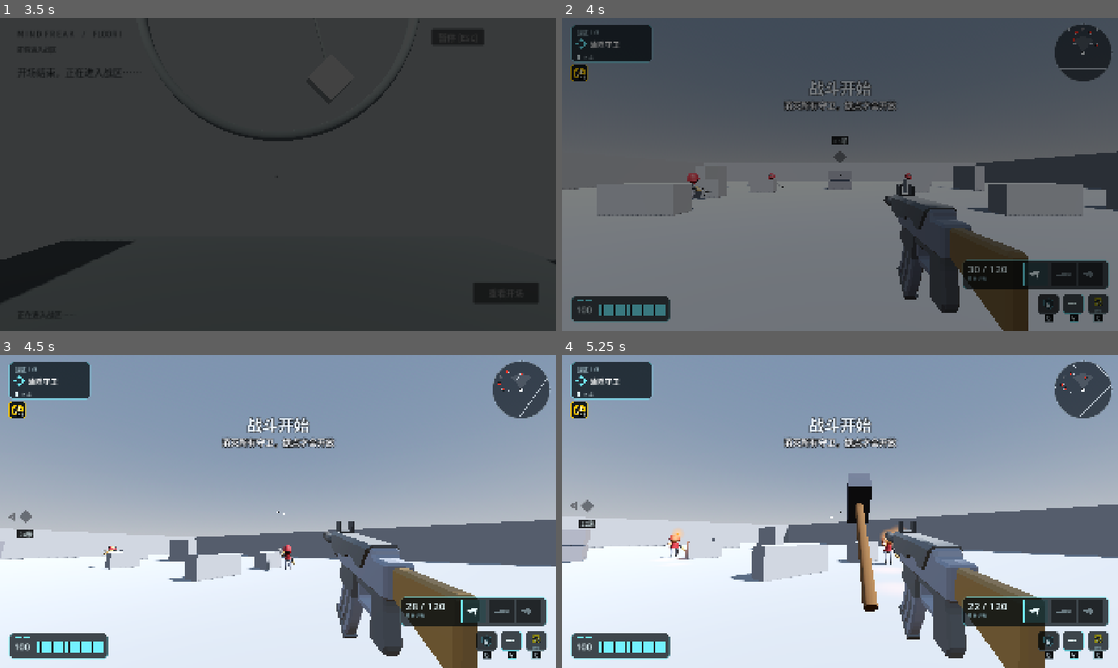
Above: before the commit, frames 1-4 (two rows, left to right).
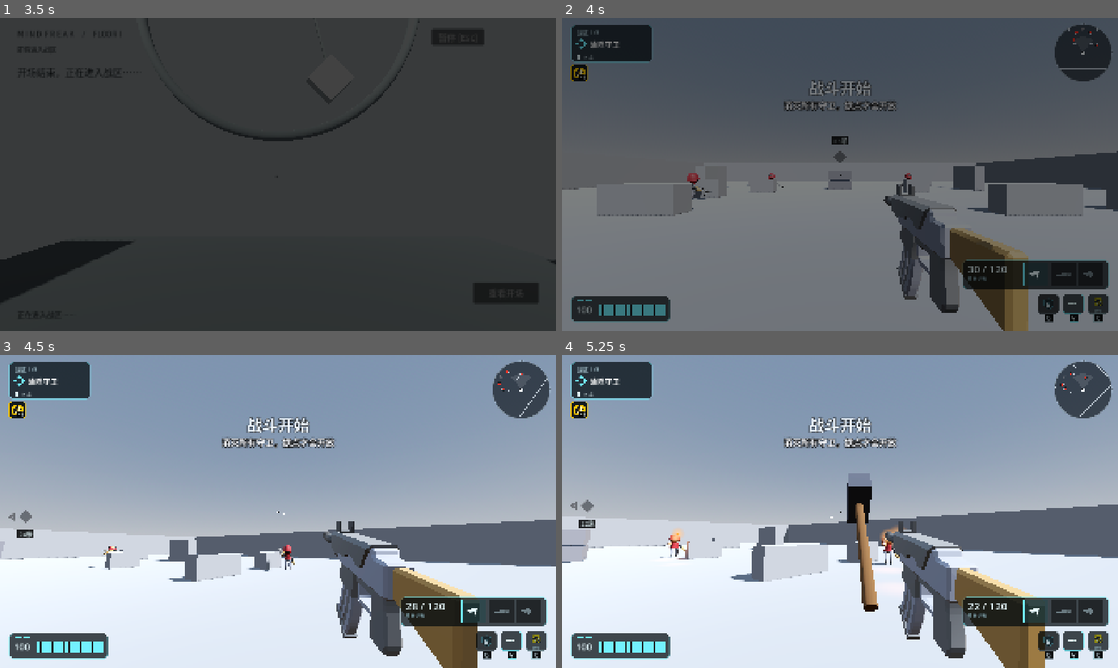
Above: after the commit, the same moments.

Repository: kyrie21z/Battlefield-Rouge
Game: Godot game, scene res://ui/game_start.tscn
Two runs of this game, one before a commit and one after it. Both use one fixed random seed, a clock stepped at 60 frames per second and the inputs below. Sound files missing from this copy of the repository are replaced by a short silence.
Inputs (mouse positions are in pixels of both pictures, inside the frame that each line leads up to):
- Up to frame 1 (3.5 s): click "下一句 [Enter]" at 0.5 s; click "下一句 [Enter]" at 1.25 s; tap Enter at 2 s; move the mouse to (400, 158) at 2.02 s; hold D (move_right) 2.03-2.75 s; hold Right mouse button (aim) 2.03-2.75 s; click (400, 158) at 2.17 s; tap Space (jump) at 2.27 s; click "确定，开始行动" at 2.75 s
- Up to frame 2 (4 s): move the mouse to (728, 190) at 3.52 s; hold S (move_back) from 3.53 s (still down); tap Shift (dash) at 3.6 s; tap Space (jump) at 3.77 s
- Up to frame 3 (4.5 s): move the mouse to (289, 505) at 4.27 s; release S (move_back) at 4.28 s; press the mouse at (289, 505) at 4.28 s; hold W (move_forward) from 4.28 s (still down)
- Up to frame 4 (5.25 s): keep holding W (move_forward); move the mouse to (834, 517) at 5.02 s; release the mouse at (834, 517) at 5.03 s; tap E (hammer) at 5.1 s; click (834, 517) at 5.17 s

Frame 1 is identical in both runs. In frame 2, 2.2% of the frame differs, in the area x 60-84%, y 53-100%; in frame 3, 0.7%; in frame 4, 1.8%.

Commit message:
feat: grey-white crystal humanoid as the player's shadow body
The player's shadow body now uses the crystal humanoid model
(red_crystal_enemy_animated.glb, scaled 0.9, ~1.75 m) with a new grey-white
crystal material instead of the Quaternius soldier. It still renders only
into shadows, plays idle at rest and run when moving, and no longer holds
a gun. The crystal shader writes ALPHA, so an opaque grey override casts the
shadow and the crystal material sits in material_overlay.

Adds a headless test and a windowed proof with four frames.

Co-Authored-By: Claude Opus 5.5 <noreply@anthropic.com>

Diff:
--- a/actors/player/player.tscn
+++ b/actors/player/player.tscn
@@ -15,7 +15,7 @@
 [ext_resource type="Script" path="res://actors/player/combat_traits.gd" id="13_traits"]
 [ext_resource type="Script" path="res://actors/player/shadow_body.gd" id="14_shadow_body"]
 [ext_resource type="Script" path="res://actors/player/dash.gd" id="16_dash"]
-[ext_resource type="PackedScene" uid="uid://dnu3c7o0snwdt" path="res://assets/models/characters/soldier.gltf" id="15_soldier"]
+[ext_resource type="PackedScene" path="res://actors/player/protagonist_body.tscn" id="15_body"]
 
 [sub_resource type="CapsuleShape3D" id="CapsuleShape3D_body"]
 radius = 0.35
@@ -48,8 +48,7 @@
 [node name="ShadowBody" type="Node3D" parent="."]
 script = ExtResource("14_shadow_body")
 
-[node name="Model" parent="ShadowBody" instance=ExtResource("15_soldier")]
-transform = Transform3D(-0.8, 0, 0, 0, 0.8, 0, 0, 0, -0.8, 0, 0, 0)
+[node name="Model" parent="ShadowBody" instance=ExtResource("15_body")]
 
 [node name="Head" type="Node3D" parent="."]
 transform = Transform3D(1, 0, 0, 0, 1, 0, 0, 0, 1, 0, 1.6, 0)
--- /dev/null
+++ b/actors/player/protagonist_body.tscn
@@ -0,0 +1,8 @@
+[gd_scene load_steps=2 format=3]
+
+[ext_resource type="PackedScene" uid="uid://dtue7id0qw85j" path="res://assets/models/characters/red_crystal_enemy_animated.glb" id="1_body"]
+
+[node name="ProtagonistBody" type="Node3D"]
+
+[node name="Model" parent="." instance=ExtResource("1_body")]
+transform = Transform3D(0.9, 0, 0, 0, 0.9, 0, 0, 0, 0.9, 0, 0, 0)
--- a/actors/player/shadow_body.gd
+++ b/actors/player/shadow_body.gd
@@ -1,28 +1,35 @@
 extends Node3D
 ## The player's body, drawn only into shadows: the camera sits inside its head,
-## so it is never seen directly, but the ground shows a running figure. Purely
+## so it is never seen directly, but the ground shows a running figure. The
+## model is the grey-white crystal humanoid from protagonist_body.tscn. Purely
 ## visual; it holds no hitbox and draws no random numbers.
 
 ## Horizontal speed above which the body runs instead of standing.
 const RUN_SPEED := 0.5
+const IDLE_ANIM := "idle"
+const RUN_ANIM := "run"
+const MATERIAL: Material = preload("res://assets/materials/protagonist_crystal_material.tres")
 
-@export var held_weapon := "AK"
-
-@onready var _anim: AnimationPlayer = $Model/AnimationPlayer
+@onready var _anim: AnimationPlayer = find_child("AnimationPlayer", true, false) as AnimationPlayer
 
 
 func _ready() -> void:
+	# The crystal shader writes ALPHA, and a blended material casts no shadow.
+	# An opaque grey base takes the shadow pass; the crystal is drawn over it.
+	var shadow_caster := StandardMaterial3D.new()
+	shadow_caster.albedo_color = Color(0.80, 0.81, 0.83)
 	for mesh in find_children("*", "MeshInstance3D", true, false):
-		(mesh as MeshInstance3D).cast_shadow = GeometryInstance3D.SHADOW_CASTING_SETTING_SHADOWS_ONLY
-	for mesh in $Model/CharacterArmature/Skeleton3D/Index1_R.get_children():
-		mesh.visible = mesh.name == held_weapon
-	for anim in ["Idle", "Run_Gun"]:
+		var mi := mesh as MeshInstance3D
+		mi.cast_shadow = GeometryInstance3D.SHADOW_CASTING_SETTING_SHADOWS_ONLY
+		mi.material_override = shadow_caster
+		mi.material_overlay = MATERIAL
+	for anim in [IDLE_ANIM, RUN_ANIM]:
 		_anim.get_animation(anim).loop_mode = Animation.LOOP_LINEAR
-	_anim.play("Idle")
+	_anim.play(IDLE_ANIM)
 
 
 func _process(_delta: float) -> void:
 	var body := get_parent() as CharacterBody3D
-	var anim := "Run_Gun" if Vector2(body.velocity.x, body.velocity.z).length() > RUN_SPEED else "Idle"
+	var anim := RUN_ANIM if Vector2(body.velocity.x, body.velocity.z).length() > RUN_SPEED else IDLE_ANIM
 	if _anim.current_animation != anim:
 		_anim.play(anim, 0.15)
--- /dev/null
+++ b/assets/materials/protagonist_crystal_material.tres
@@ -0,0 +1,19 @@
+[gd_resource type="ShaderMaterial" load_steps=2 format=3]
+
+[ext_resource type="Shader" path="res://assets/materials/red_crystal_crystal.gdshader" id="1_shader"]
+
+[resource]
+resource_name = "MI_ProtagonistCrystal"
+render_priority = 0
+shader = ExtResource("1_shader")
+shader_parameter/base_color = Color(0.8, 0.81, 0.83, 1)
+shader_parameter/emission_color = Color(0.3, 0.31, 0.33, 1)
+shader_parameter/emission_strength = 0.2
+shader_parameter/rim_color = Color(0.92, 0.95, 1, 1)
+shader_parameter/rim_strength = 0.45
+shader_parameter/rim_power = 2.6
+shader_parameter/spec_color = Color(1, 1, 1, 1)
+shader_parameter/specular_amount = 0.5
+shader_parameter/roughness_value = 0.22
+shader_parameter/inner_glow = 0.1
+shader_parameter/alpha = 1.0
--- /dev/null
+++ b/tests/protagonist_body_proof.gd
@@ -0,0 +1,142 @@
+extends Node
+## Proof frames for the grey-white crystal protagonist body: front / three-quarter
+## / side views with normal shadow casting, then the same body SHADOWS_ONLY while
+## running. Needs a real display:
+##   godot --path . res://tests/protagonist_body_proof.tscn -- --out=<dir>
+## Default output is docs/proof/protagonist-body. Quits 0 after the four JPGs.
+
+const BODY_SCENE := "res://actors/player/protagonist_body.tscn"
+const MATERIAL: Material = preload("res://assets/materials/protagonist_crystal_material.tres")
+const STILLS := [
+	{"file": "01_front.jpg", "from": Vector3(0.0, 0.9, -4.2)},
+	{"file": "02_three_quarter.jpg", "from": Vector3(-2.8, 1.05, -3.0)},
+	{"file": "03_side.jpg", "from": Vector3(-4.2, 0.9, 0.0)},
+]
+const LOOK_AT := Vector3(0.0, 0.88, 0.0)
+## Run pose grabbed mid-stride, in seconds into the 0.567 s clip.
+const RUN_POSE_SECONDS := 0.4
+
+var _out_dir := "res://docs/proof/protagonist-body"
+var _body: Node3D
+var _anim: AnimationPlayer
+var _cam: Camera3D
+
+
+func _ready() -> void:
+	for arg in OS.get_cmdline_user_args():
+		if arg.begins_with("--out="):
+			_out_dir = arg.trim_prefix("--out=")
+	_out_dir = ProjectSettings.globalize_path(_out_dir)
+	if DisplayServer.get_name() == "headless":
+		push_error("protagonist body proof needs a native display")
+		get_tree().quit(1)
+		return
+	DirAccess.make_dir_recursive_absolute(_out_dir)
+	DisplayServer.window_set_size(Vector2i(1280, 720))
+	_build_environment()
+	_build_floor()
+	_body = load(BODY_SCENE).instantiate()
+	add_child(_body)
+	_apply_material()
+	for node in _body.find_children("*", "AnimationPlayer", true, false):
+		_anim = node as AnimationPlayer
+		break
+	_cam = Camera3D.new()
+	_cam.fov = 35.0
+	add_child(_cam)
+	_cam.current = true
+	await _frames(3)
+
+	_set_shadows(GeometryInstance3D.SHADOW_CASTING_SETTING_ON)
+	_pose("idle", 0.8)
+	for shot in STILLS:
+		_cam.position = shot["from"]
+		_cam.look_at(LOOK_AT)
+		await _frames(5)
+		await _shot(shot["file"])
+
+	_set_shadows(GeometryInstance3D.SHADOW_CASTING_SETTING_SHADOWS_ONLY)
+	_pose("run", RUN_POSE_SECONDS)
+	_cam.fov = 42.0
+	_cam.position = Vector3(0.9, 1.15, 1.2)
+	_cam.look_at(Vector3(-0.3, 0.0, 0.55))
+	await _frames(5)
+	await _shot("04_shadow_run.jpg")
+
+	print("PROTAGONIST BODY PROOF: saved 4 images to %s" % _out_dir)
+	get_tree().quit(0)
+
+
+func _pose(clip: String, seconds: float) -> void:
+	_anim.stop()
+	_anim.play(clip)
+	_anim.seek(seconds, true)
+	_anim.pause()
+
+
+func _apply_material() -> void:
+	var shadow_caster := StandardMaterial3D.new()
+	shadow_caster.albedo_color = Color(0.80, 0.81, 0.83)
+	for node in _body.find_children("*", "MeshInstance3D", true, false):
+		var mi := node as MeshInstance3D
+		mi.material_override = shadow_caster
+		mi.material_overlay = MATERIAL
+
+
+func _set_shadows(mode: GeometryInstance3D.ShadowCastingSetting) -> void:
+	for node in _body.find_children("*", "MeshInstance3D", true, false):
+		(node as MeshInstance3D).cast_shadow = mode
+
+
+func _shot(file: String) -> void:
+	await RenderingServer.frame_post_draw
+	var path := _out_dir.path_join(file)
+	var err := get_viewport().get_texture().get_image().save_jpg(path, 0.9)
+	print("[proof] %s -> %s (%s)" % [file, path, error_string(err)])
+
+
+func _frames(count: int) -> void:
+	for i in count:
+		await get_tree().process_frame
+
+
+func _build_environment() -> void:
+	var world := WorldEnvironment.new()
+	var env := Environment.new()
+	env.background_mode = Environment.BG_COLOR
+	env.background_color = Color(0.14, 0.15, 0.17)
+	env.ambient_light_source = Environment.AMBIENT_SOURCE_COLOR
+	env.ambient_light_color = Color(0.66, 0.68, 0.72)
+	env.ambient_light_energy = 0.35
+	env.tonemap_mode = Environment.TONE_MAPPER_FILMIC
+	world.environment = env
+	add_child(world)
+
+	# Key from the model's front-right, so the 01 front view is lit and the
+	# run shadow falls to -X +Z, where the 04 camera looks.
+	var key := DirectionalLight3D.new()
+	key.light_energy = 1.6
+	key.light_color = Color(0.95, 0.97, 1.0)
+	key.rotation_degrees = Vector3(-55.0, 155.0, 0.0)
+	key.shadow_enabled = true
+	add_child(key)
+
+	var fill := DirectionalLight3D.new()
+	fill.light_energy = 0.45
+	fill.light_color = Color(0.78, 0.84, 1.0)
+	fill.rotation_degrees = Vector3(-25.0, -35.0, 0.0)
+	add_child(fill)
+
+
+func _build_floor() -> void:
+	var floor_mesh := MeshInstance3D.new()
+	var plane := PlaneMesh.new()
+	plane.size = Vector2(20.0, 20.0)
+	floor_mesh.mesh = plane
+	var material := StandardMaterial3D.new()
+	material.albedo_color = Color(0.45, 0.46, 0.47)
+	material.roughness = 0.9
+	floor_mesh.material_override = material
+	floor_mesh.position = Vector3(0.0, -0.001, 0.0)
+	floor_mesh.cast_shadow = GeometryInstance3D.SHADOW_CASTING_SETTING_OFF
+	add_child(floor_mesh)
--- /dev/null
+++ b/tests/protagonist_body_proof.tscn
@@ -0,0 +1,6 @@
+[gd_scene load_steps=2 format=3]
+
+[ext_resource type="Script" path="res://tests/protagonist_body_proof.gd" id="1_proof"]
+
+[node name="ProtagonistBodyProof" type="Node"]
+script = ExtResource("1_proof")
--- /dev/null
+++ b/tests/protagonist_body_test.gd
@@ -0,0 +1,119 @@
+extends Node
+## Headless check of the player's shadow body: the grey-white crystal model in
+## protagonist_body.tscn, with its material, skeleton, clips and size.
+##   godot --headless --path . res://tests/protagonist_body_test.tscn
+
+const PLAYER_SCENE := "res://actors/player/player.tscn"
+const MATERIAL_NAME := "MI_ProtagonistCrystal"
+const EXPECTED_HEIGHT_MIN := 1.6
+const EXPECTED_HEIGHT_MAX := 1.9
+
+var _failures := 0
+
+
+func _ready() -> void:
+	await _run()
+	print("PROTAGONIST BODY: %s (%d failed)" % ["ALL PASSED" if _failures == 0 else "FAIL", _failures])
+	get_tree().quit(0 if _failures == 0 else 1)
+
+
+func _run() -> void:
+	var player := (load(PLAYER_SCENE) as PackedScene).instantiate() as Player
+	add_child(player)
+	player.set_physics_process(false)
+	player.velocity = Vector3.ZERO
+	var shadow := player.get_node("ShadowBody") as Node3D
+	await get_tree().process_frame
+
+	var meshes := shadow.find_children("*", "MeshInstance3D", true, false)
+	_check("the model has 11 MeshInstance3D", meshes.size() == 11)
+	var all_shadows_only := true
+	var all_protagonist := true
+	for node in meshes:
+		var mi := node as MeshInstance3D
+		if mi.cast_shadow != GeometryInstance3D.SHADOW_CASTING_SETTING_SHADOWS_ONLY:
+			all_shadows_only = false
+		var material := mi.material_overlay as ShaderMaterial
+		if material == null or material.resource_name != MATERIAL_NAME:
+			all_protagonist = false
+	_check("every mesh is SHADOWS_ONLY", all_shadows_only)
+	_check("every mesh uses the grey-white %s" % MATERIAL_NAME, all_protagonist)
+
+	var skeletons := shadow.find_children("*", "Skeleton3D", true, false)
+	_check("one Skeleton3D with 24 bones",
+		skeletons.size() == 1 and (skeletons[0] as Skeleton3D).get_bone_count() == 24)
+
+	var anim := shadow.find_child("AnimationPlayer", true, false) as AnimationPlayer
+	var clips_ok := anim != null and anim.has_animation("idle") and anim.has_animation("run")
+	_check("idle and run clips exist", clips_ok)
+	_check("both clips loop linearly", clips_ok
+		and anim.get_animation("idle").loop_mode == Animation.LOOP_LINEAR
+		and anim.get_animation("run").loop_mode == Animation.LOOP_LINEAR)
+	_check("idle is playing at rest", clips_ok and anim.current_animation == "idle" and anim.is_playing())
+
+	player.velocity = Vector3(3.0, 0.0, 0.0)
+	shadow._process(0.0)
+	_check("moving at 3 m/s plays run after one step", clips_ok and anim.current_animation == "run")
+	player.velocity = Vector3.ZERO
+	shadow._process(0.0)
+	_check("stopping plays idle again", clips_ok and anim.current_animation == "idle")
+
+	var merged := _model_aabb(shadow, player)
+	_check("the model is %.2f m tall (%.1f-%.1f m)" % [
+		merged.size.y, EXPECTED_HEIGHT_MIN, EXPECTED_HEIGHT_MAX],
+		merged.size.y >= EXPECTED_HEIGHT_MIN and merged.size.y <= EXPECTED_HEIGHT_MAX)
+	_check("the feet sit at %.3f m (within 0.05 m of the floor)" % merged.position.y,
+		absf(merged.position.y) <= 0.05)
+	var leftover := []
+	for node in shadow.find_children("*", "", true, false):
+		if String(node.name).to_lower().contains("soldier"):
+			leftover.append(node.name)
+	_check("no soldier node left under ShadowBody", leftover.is_empty())
+
+	player.queue_free()
+	await get_tree().process_frame
+
+
+## Merged AABB of the body's skinned rest meshes, in the player's space. The
+## imported skin stores its binds by bone name, and vertices index those binds,
+## so the rest pose has to be applied through the bind poses to get real metres.
+func _model_aabb(shadow: Node3D, player: Player) -> AABB:
+	var skeleton := shadow.find_children("*", "Skeleton3D", true, false)[0] as Skeleton3D
+	var to_player := player.global_transform.affine_inverse()
+	var merged := AABB()
+	var first := true
+	for node in shadow.find_children("*", "MeshInstance3D", true, false):
+		var mi := node as MeshInstance3D
+		var skin := mi.skin
+		var bone_for_bind: Array[int] = []
+		for bind_index in skin.get_bind_count():
+			bone_for_bind.append(skeleton.find_bone(skin.get_bind_name(bind_index)))
+		for s in mi.mesh.get_surface_count():
+			var arrays := mi.mesh.surface_get_arrays(s)
+			var verts: PackedVector3Array = arrays[Mesh.ARRAY_VERTEX]
+			var bones: PackedInt32Array = arrays[Mesh.ARRAY_BONES]
+			var weights: PackedFloat32Array = arrays[Mesh.ARRAY_WEIGHTS]
+			for i in verts.size():
+				var position := Vector3.ZERO
+				for k in 4:
+					var bind_index := bones[i * 4 + k]
+					var weight := weights[i * 4 + k]
+					if bind_index < 0 or weight == 0.0:
+						continue
+					var bone_xf := skeleton.global_transform \
+						* skeleton.get_bone_global_rest(bone_for_bind[bind_index]) \
+						* skin.get_bind_pose(bind_index)
+					position += (bone_xf * verts[i]) * weight
+				position = to_player * position
+				if first:
+					merged = AABB(position, Vector3.ZERO)
+					first = false
+				else:
+					merged = merged.expand(position)
+	return merged
+
+
+func _check(label: String, ok: bool) -> void:
+	if not ok:
+		_failures += 1
+	print("  [%s] %s" % ["ok" if ok else "FAIL", label])
--- /dev/null
+++ b/tests/protagonist_body_test.tscn
@@ -0,0 +1,6 @@
+[gd_scene load_steps=2 format=3]
+
+[ext_resource type="Script" path="res://tests/protagonist_body_test.gd" id="1_test"]
+
+[node name="ProtagonistBodyTest" type="Node"]
+script = ExtResource("1_test")
Binary file added: docs/proof/protagonist-body/01_front.jpg
Binary file added: docs/proof/protagonist-body/02_three_quarter.jpg
Binary file added: docs/proof/protagonist-body/03_side.jpg
Binary file added: docs/proof/protagonist-body/04_shadow_run.jpg
Not shown, added: tests/protagonist_body_proof.gd.uid
Not shown, added: tests/protagonist_body_test.gd.uid
Not shown, changed: docs/ASSETS.md
